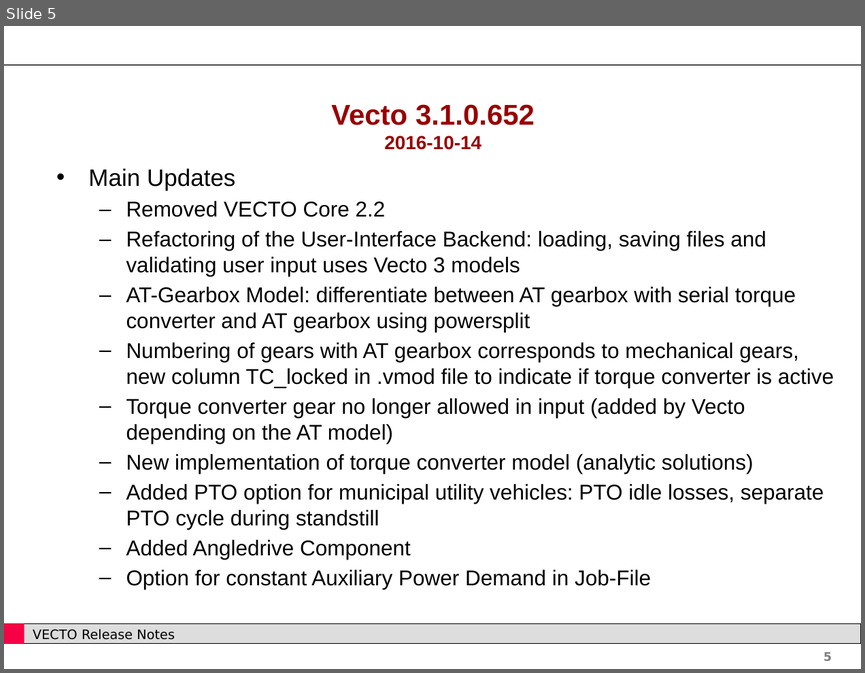
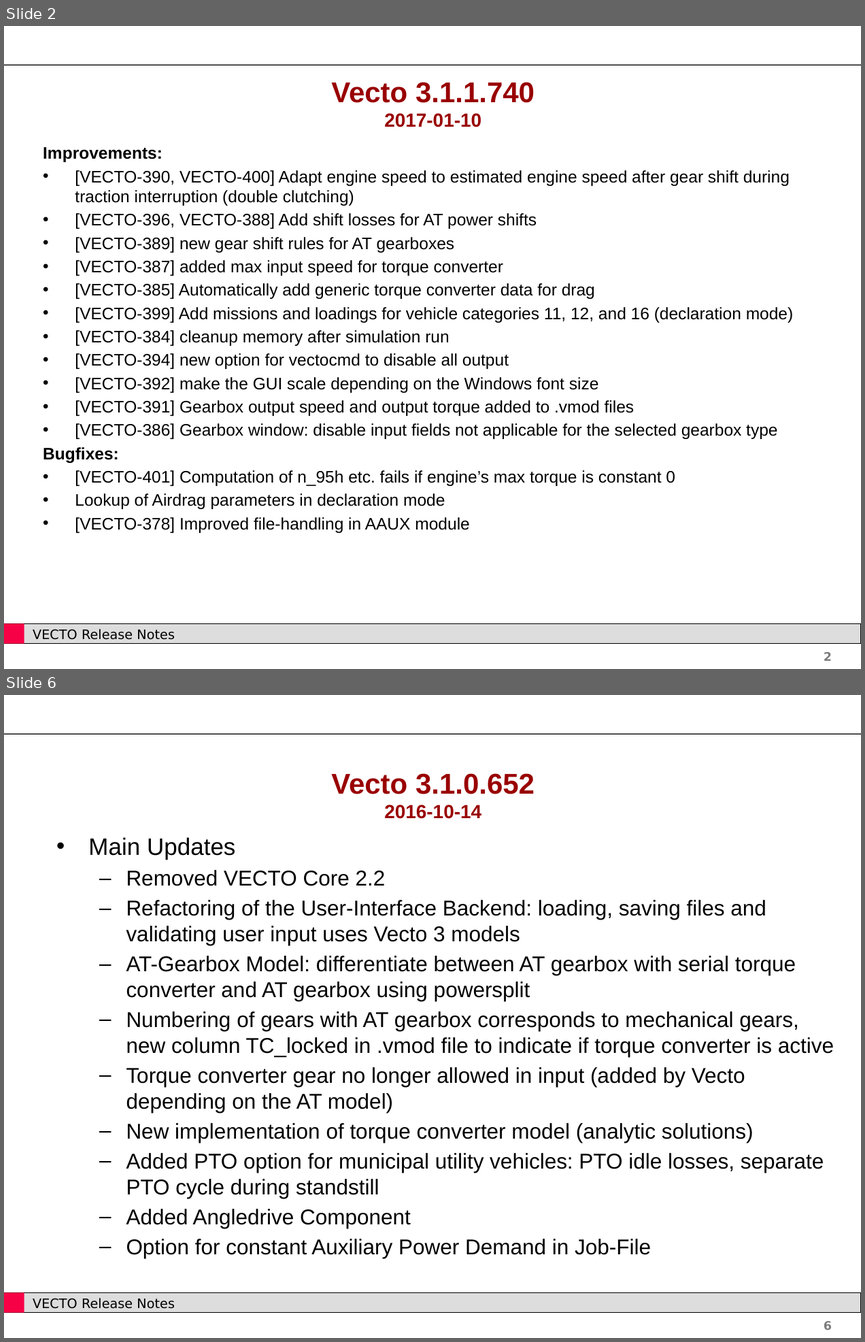
Before and after one commit to tanawadeatharva/BharatVECTO, a slide deck: Documentation/User Manual Source/Release Notes Vecto3.x.pptx. Shown one above the other, each under a label of ours: slide 5 before the commit, slides 2 and 6 after it; the slides between them are not shown. The pictures are 865x673 and 865x1342 pixels, drawn with LibreOffice and Linux fonts; fonts in the diff are those of the drawing; background and template pictures are left out. Boxes give left, top, right and bottom in pixels: in the first picture for what was removed or moved away, otherwise in the second. Text is boxed around its words. In the diff, an @@ line names an element or a change of style, - is before the commit and + after.

```diff
--- a/Documentation/User Manual Source/Release Notes Vecto3.x.pptx
+++ b/Documentation/User Manual Source/Release Notes Vecto3.x.pptx
@@ slide 2 added at [4,26,861,669], background #FFFFFF; not listed: 5 template elements that a slide beside it also shows @@
@@ title added at [331,82,534,127], 24 pt, text #990000, bold @@
+Vecto 3.1.1.740
+2017-01-10
@@ text added at [43,147,793,533], 14 pt, text #000000 @@
+Improvements:
+• [VECTO-390, VECTO-400] Adapt engine speed to estimated engine speed after gear shift during traction interruption (double clutching)
+• [VECTO-396, VECTO-388] Add shift losses for AT power shifts
+• [VECTO-389] new gear shift rules for AT gearboxes
+• [VECTO-387] added max input speed for torque converter
+• [VECTO-385] Automatically add generic torque converter data for drag
+• [VECTO-399] Add missions and loadings for vehicle categories 11, 12, and 16 (declaration mode)
+• [VECTO-384] cleanup memory after simulation run
+• [VECTO-394] new option for vectocmd to disable all output
+• [VECTO-392] make the GUI scale depending on the Windows font size
+• [VECTO-391] Gearbox output speed and output torque added to .vmod files
+• [VECTO-386] Gearbox window: disable input fields not applicable for the selected gearbox type
+Bugfixes:
+• [VECTO-401] Computation of n_95h etc. fails if engine’s max torque is constant 0
+• Lookup of Airdrag parameters in declaration mode
+• [VECTO-378] Improved file-handling in AAUX module
@@ what was slide 5 is now slide 6 @@
@@ page number at [823,1321,832,1329]: text changed @@
-5
+6
```
Also in this commit, not shown: 4 slides changed, 3 other files.
